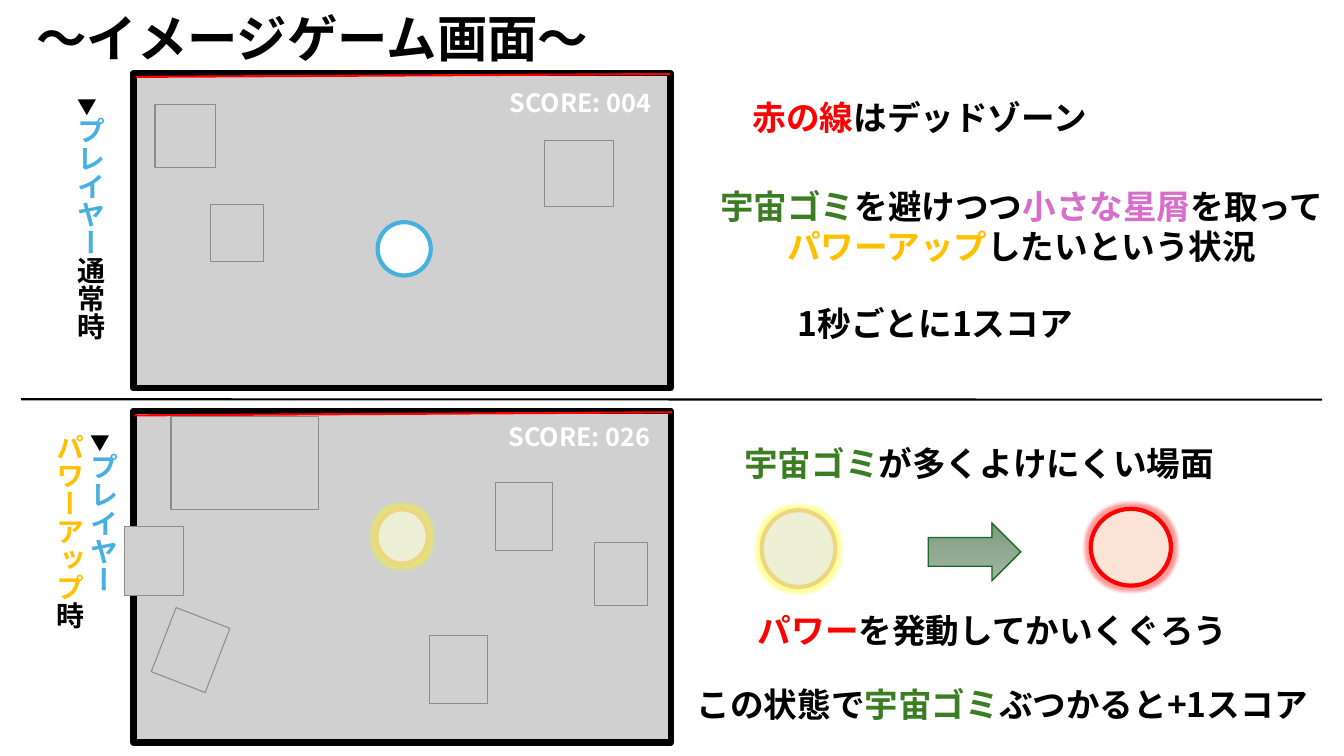
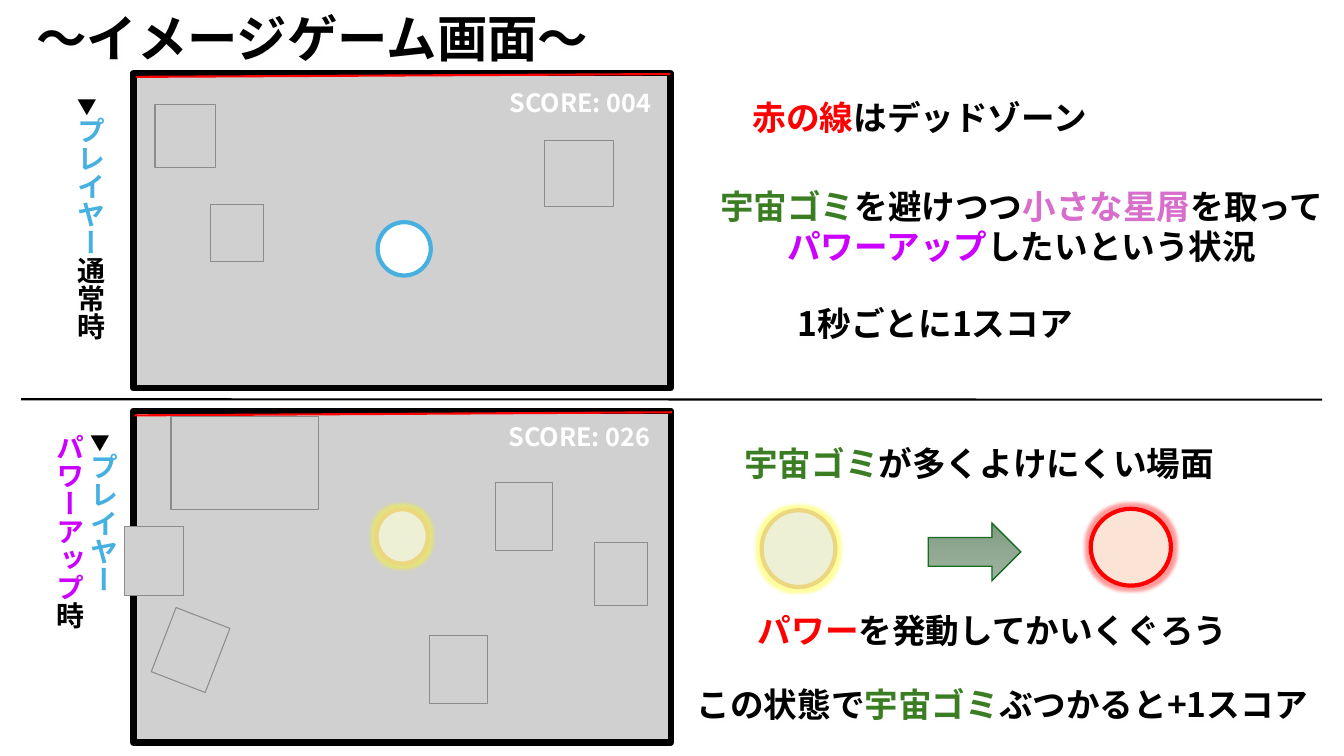
Before and after one commit to IrisawaKazan/model, a slide deck: slide 4 of PowerPoint/SPACE By SPACE_企画書.pptx. Drawn at 1344x756 pixels with LibreOffice and Linux fonts; fonts in the diff are those of the drawing; grey boxes stand for pictures; background and template pictures are left out. Boxes give left, top, right and bottom in pixels: in the first picture for what was removed or moved away, otherwise in the second. Text is boxed around its words. In the diff, an @@ line names an element or a change of style, - is before the commit and + after.

```diff
--- a/PowerPoint/SPACE By SPACE_企画書.pptx
+++ b/PowerPoint/SPACE By SPACE_企画書.pptx
@@ text at bbox=[787, 230, 1256, 262]: text colour #FFC000 to #CC00FF in "パワーアップしたいという状況" @@
@@ text at bbox=[56, 435, 84, 629]: text colour #FFC000 to #CC00FF in "パワーアップ時" @@
```
Also in this commit, not shown: 2 other slides changed.
